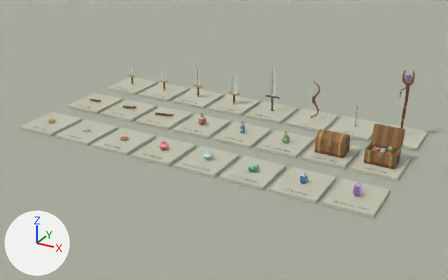
The Blender file blender/items.blend: old version first, new version second.
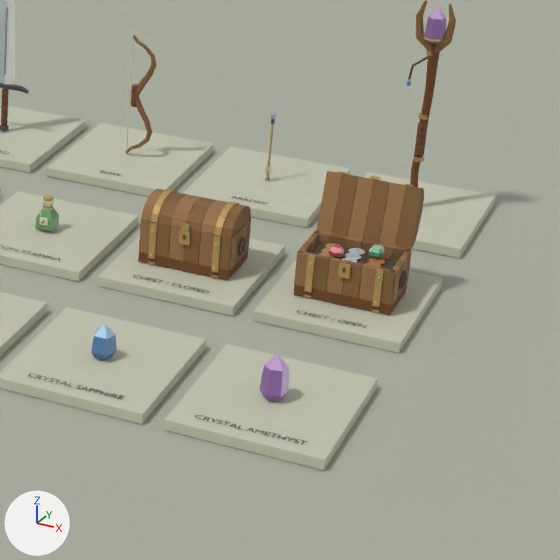
Each version appears first whole from a 50 mm lens placed at (9.67, -17.44, 8.38), pointed at (0.33, -0.46, -0.11), and next in a close-up on the part from 60% to 100% of the width and 25% to 88% of the height. The lights are fixed; the arrows at lower left show +X, +Y and +Z. The older version's two pictures come first.

Objects in the first close-up: 'ItemsFloor_NOT_EXPORTED', 'Plinth_item_crystal_amethyst', 'Plinth_item_crystal_sapphire', 'Plinth_item_potion_stamina', 'Plinth_treasure_chest_closed', 'Plinth_treasure_chest_open', 'Plinth_weapon_arrow', 'Plinth_weapon_bow', 'Plinth_weapon_staff', 'Plinth_weapon_sword_greatsword', 'treasure_chest_closed', 'treasure_chest_open' and 13 more.
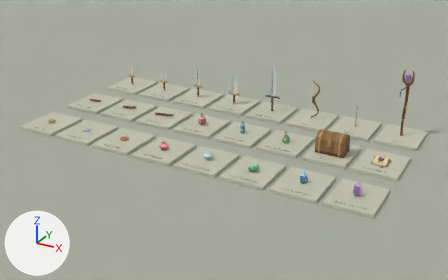
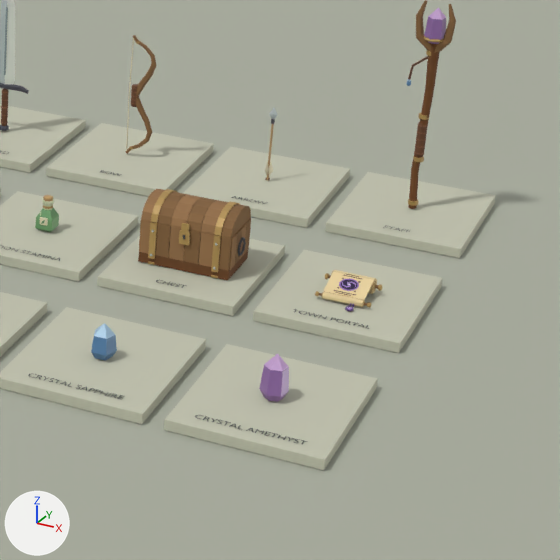
Where the change shows, as pixel boxes [x1, y1, x2, y2] in the close-ups (560 x 560 px):
'treasure_chest_open', deleted (brown): before [293, 171, 424, 315]
    faces in mat_items_clay: [293, 171, 424, 315]
    faces in mat_items_metal: [304, 171, 414, 313]
    faces in mat_items_facets: [329, 244, 385, 258]
'item_town_portal', added (beige): after [315, 270, 382, 311]
    faces in mat_items_clay: [319, 270, 378, 307]
    faces in mat_items_facets: [339, 278, 359, 311]
'treasure_chest_lid', unchanged, uncovered by the edit: after [141, 189, 251, 239]

Diff of the bpy script that builds the scene:
```diff
--- a/blender/items.blend.py
+++ b/blender/items.blend.py
@@ me_item_town_portal @@
+me_item_town_portal.from_pydata(...)  # 699 vertices, 1258 faces; spans x -0.281..0.281, y -0.409..0.166, z 0.0..0.16
+# faces by material slot: [688, 240, 330]
+me_item_town_portal.materials.append(mat_items_clay)
+me_item_town_portal.materials.append(mat_items_metal)
+me_item_town_portal.materials.append(mat_items_facets)
@@ ob_treasure_chest_open @@
-ob_treasure_chest_open = bpy.data.objects.new('treasure_chest_open', me_treasure_chest_open)
-ob_treasure_chest_open.location = (5.6, 0.0, 0.09)
@@ ob_item_town_portal @@
+ob_item_town_portal = bpy.data.objects.new('item_town_portal', me_item_town_portal)
+ob_item_town_portal.location = (5.6, 0.0, 0.09)
```
